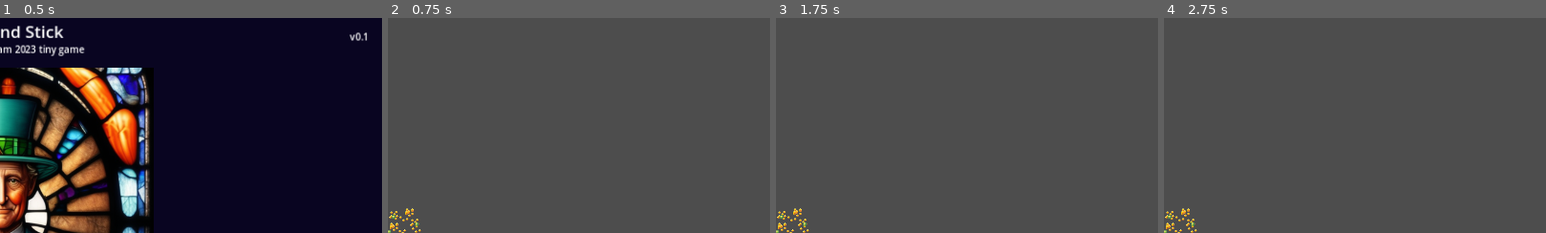
Above: before the commit, frames 1-4 (left to right).
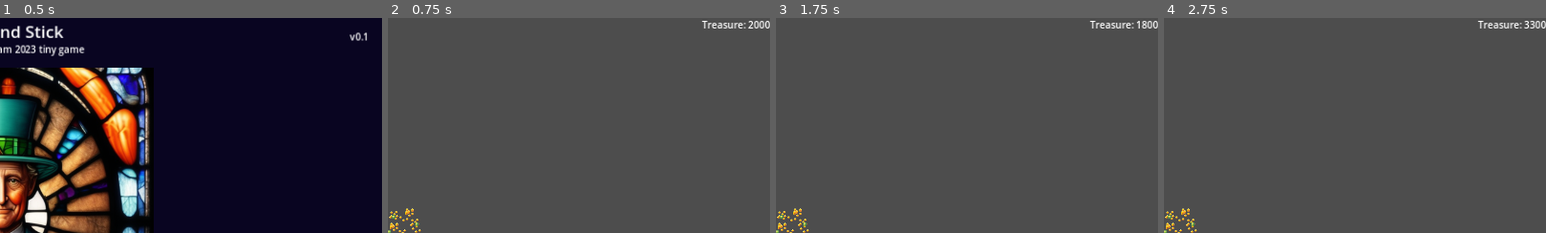
Above: after the commit, the same moments.

Repository: KonstantinKlepikov/carrot-and-stick
Game: Godot game, scene res://main_menu/main_menu.tscn
Two runs of this game, one before a commit and one after it. Both use one fixed random seed, a clock stepped at 60 frames per second and the inputs below.
Inputs:
- Up to frame 1 (0.5 s): no input
- Up to frame 2 (0.75 s): click "Start" at 0.5 s
- Up to frame 3 (1.75 s): tap Enter (ui_accept) at 1.25, 1.52 s
- Up to frame 4 (2.75 s): tap Enter (ui_accept) at 2, 2.27 s
The pictures show only the part of the screen within x 50-100%, y 0-50%; the shares and areas given below are measured in that part.

Frame 1 is identical in both runs. In frame 2, 0.4% of the frame differs, in the area x 82-100%, y 1-5%; in frame 3, 0.4%; in frame 4, 0.4%.

Commit message:
treasure add

Diff:
--- a/gameplay/gameplay.gd
+++ b/gameplay/gameplay.gd
@@ -1,13 +1,20 @@
 extends Node2D
 
-func _process(_delta: float) -> void:
+
+func _process(delta: float) -> void:
+	# treasure score
+	$Treasure.treasure += 100
+	$HUD.update_treasure_label($Treasure.treasure)
+
 	if Input.is_action_pressed("ui_accept"):
 		get_tree().change_scene_to_file(Global.SCENE_MAIN_MENU)
+
 
 func _input(event: InputEvent) -> void:
 	if event.is_action_released("pause"):
 		call_deferred("_pause")
 
+
 func _pause() -> void:
 	$Paused.pause()
 	get_tree().paused = true
--- a/gameplay/gameplay.tscn
+++ b/gameplay/gameplay.tscn
@@ -1,8 +1,9 @@
-[gd_scene load_steps=5 format=3 uid="uid://bdnyglk1i1cxl"]
+[gd_scene load_steps=6 format=3 uid="uid://bdnyglk1i1cxl"]
 
 [ext_resource type="Script" path="res://gameplay/gameplay.gd" id="1_thqv1"]
 [ext_resource type="PackedScene" uid="uid://cko02oljhiby" path="res://paused/paused.tscn" id="3_w8wrl"]
 [ext_resource type="PackedScene" uid="uid://cee5dna3u27jf" path="res://assets/select_sfx.tscn" id="4_7kf0b"]
+[ext_resource type="PackedScene" uid="uid://dqv08444ojh1y" path="res://hud/hud.tscn" id="5_5equ7"]
 [ext_resource type="PackedScene" uid="uid://4sspwal6655o" path="res://treasure/treasure.tscn" id="5_qqmyb"]
 
 [node name="Gameplay" type="Node2D"]
@@ -56,3 +57,5 @@
 grow_vertical = 1
 
 [node name="SelectSfx" parent="." instance=ExtResource("4_7kf0b")]
+
+[node name="HUD" parent="." instance=ExtResource("5_5equ7")]
--- /dev/null
+++ b/hud/hud.gd
@@ -0,0 +1,5 @@
+extends CanvasLayer
+
+
+func update_treasure_label(treasure: int) -> void:
+    $GoldLabel.text = "Treasure: " + str(treasure)
--- /dev/null
+++ b/hud/hud.tscn
@@ -0,0 +1,15 @@
+[gd_scene load_steps=2 format=3 uid="uid://dqv08444ojh1y"]
+
+[ext_resource type="Script" path="res://hud/hud.gd" id="1_5hr7j"]
+
+[node name="HUD" type="CanvasLayer"]
+script = ExtResource("1_5hr7j")
+
+[node name="GoldLabel" type="Label" parent="."]
+anchors_preset = 1
+anchor_left = 1.0
+anchor_right = 1.0
+offset_left = -40.0
+offset_bottom = 23.0
+grow_horizontal = 0
+text = "Treasure: 1000"
--- a/treasure/treasure.gd
+++ b/treasure/treasure.gd
@@ -1,13 +1,15 @@
 extends Area2D
 @export var treasure: int = 1000
+
 
 # Called when the node enters the scene tree for the first time.
 func _ready():
 	pass
 
+
 # Called every frame. 'delta' is the elapsed time since the previous frame.
-func _process(delta):
-	treasure += 100
+func _process(delta: float) -> void:
+
 	if treasure < 10000:
 		$GoldHeapq1.visible = true
 		$GoldHeapq2.visible = false
